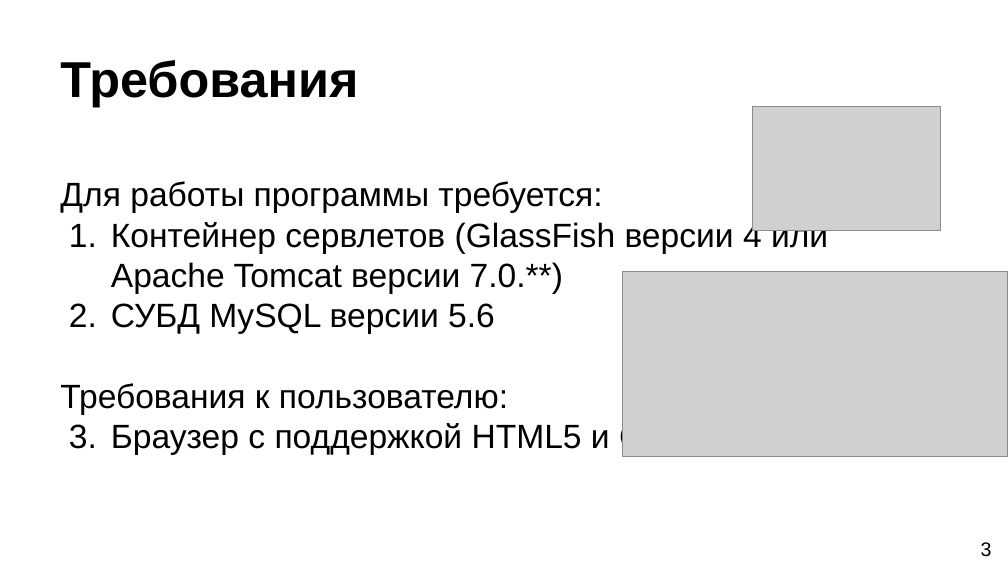
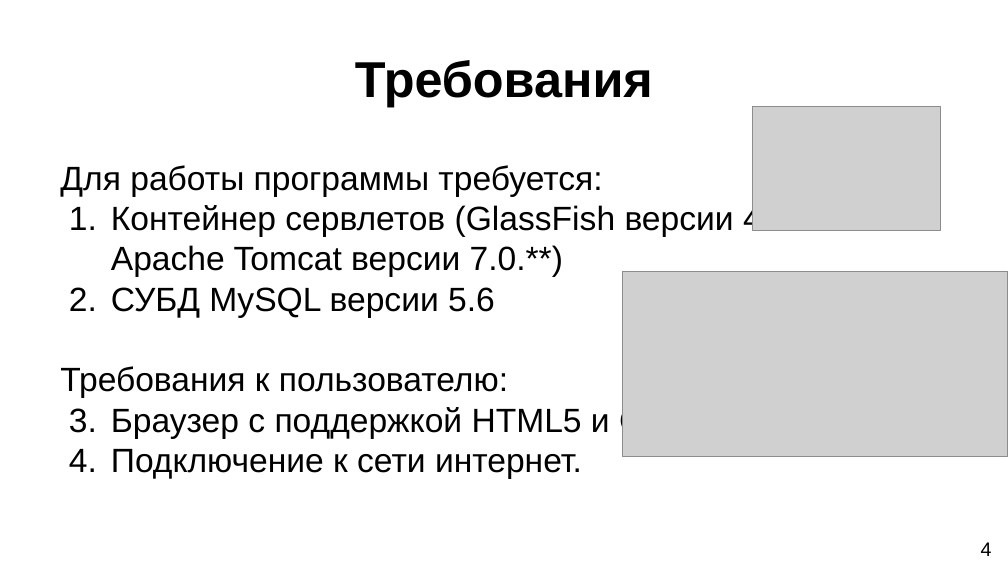
Before and after one commit to DirectoriX/TPRG-TradingTerminal, a slide deck: slide 6 of Отчёты/Торговый терминал.pptx (slide 4 before the commit). Drawn at 1008x567 pixels with LibreOffice and Linux fonts; fonts in the diff are those of the drawing; grey boxes stand for pictures; background and template pictures are left out. Boxes give left, top, right and bottom in pixels: in the first picture for what was removed or moved away, otherwise in the second. Text is boxed around its words. In the diff, an @@ line names an element or a change of style, - is before the commit and + after.

```diff
--- a/Отчёты/Торговый терминал.pptx
+++ b/Отчёты/Торговый терминал.pptx
@@ title "Требования" at (355,60,653,106): alignment left to centre @@
@@ text "Для работы программы требуется:": place and size @@
-text "Для работы программы требуется:" at (60,181,828,455)
+text "Для работы программы требуется:" at (60,165,828,479)
@@ text at (111,449,582,479): paragraph added @@
+2. Подключение к сети интернет.
@@ text at (981,542,992,556): text changed @@
-3
+4
```
Also in this commit, not shown: 11 other slides changed, 2 slides added, 1 other file.
